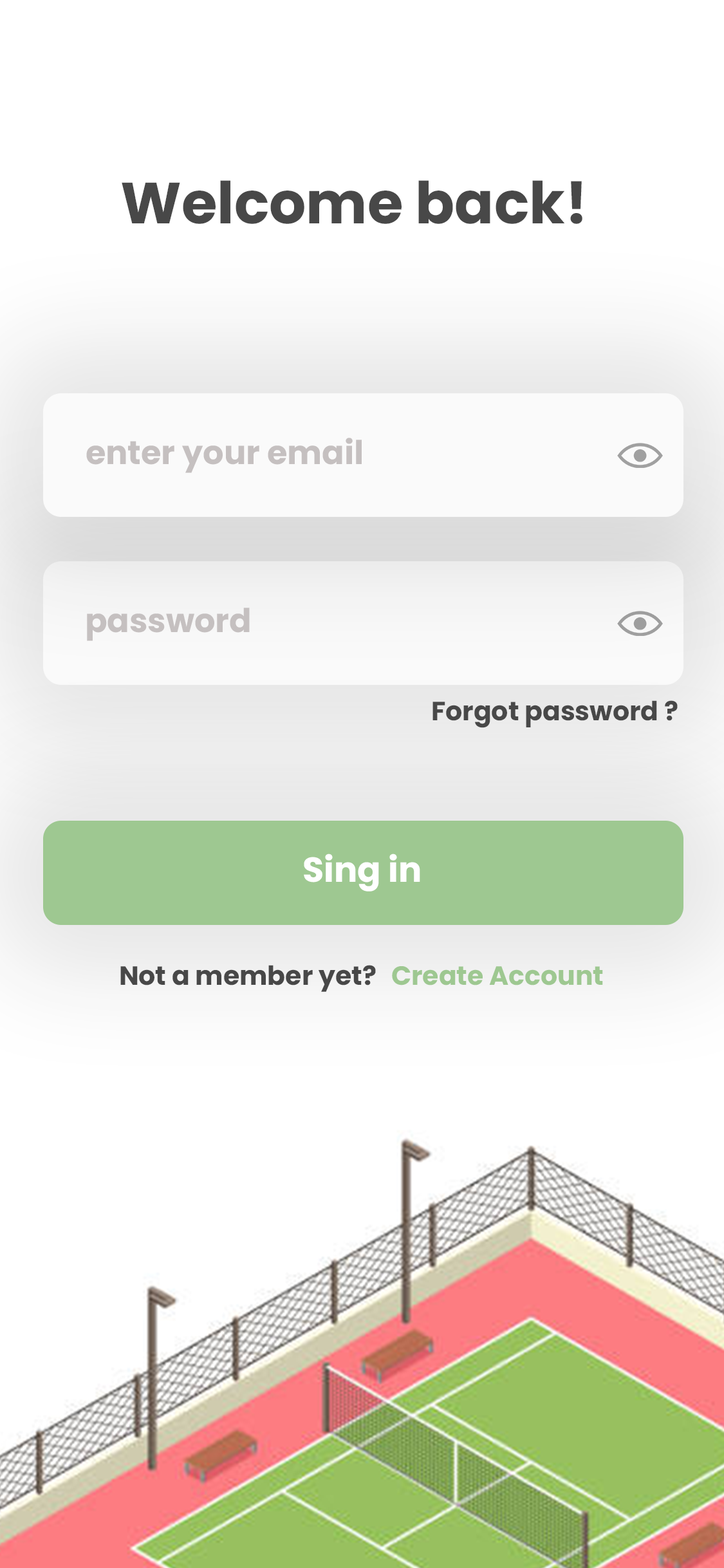
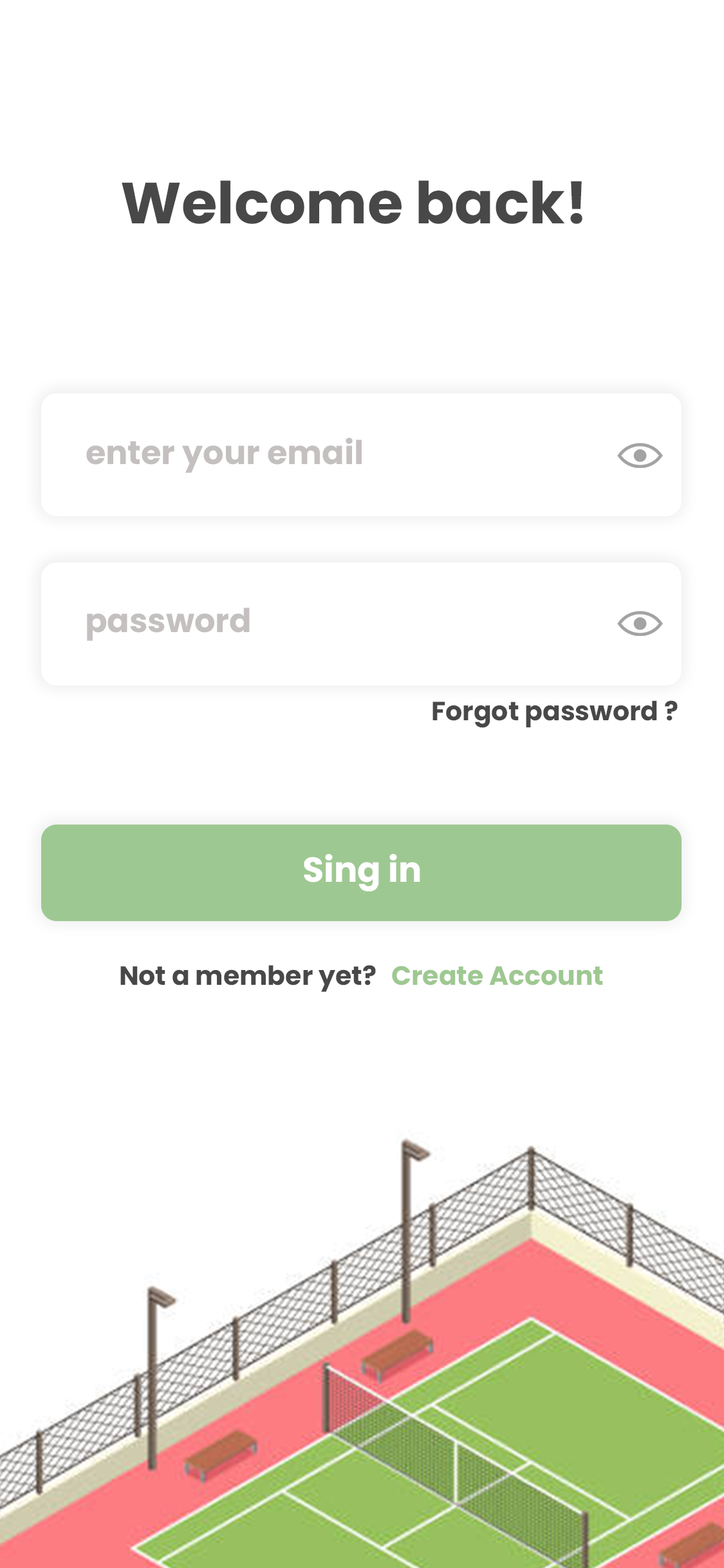
The second 724 × 1568 image is a revision of the first. Changes to its layers:
painted on "Rounded Rectangle 1" (1st of 3, in "Artboard 1") over (41, 393, 684, 517)
painted on "Rounded Rectangle 1" (2nd of 3, in "Artboard 1") over (41, 820, 684, 925)
painted on "Rounded Rectangle 1" (3rd of 3, in "Artboard 1") over (41, 561, 684, 686)
